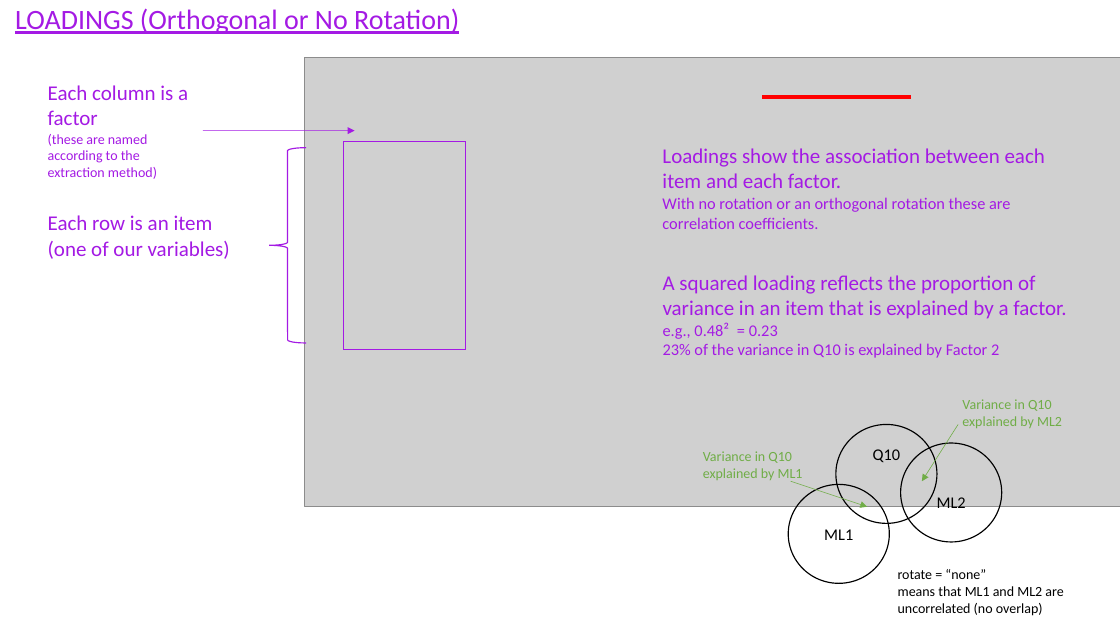
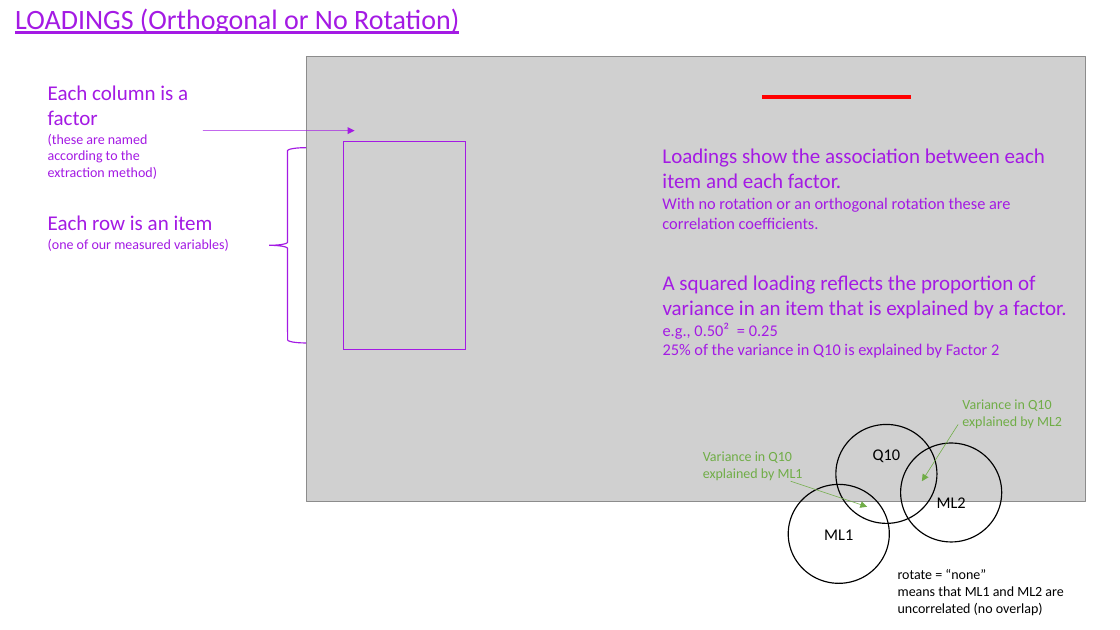
Before and after one commit to uoepsy/dapr3, a slide deck: slide 3 of dapr3_lectures/block2_fa/img_sandbox/efa_output_2627.pptx. Drawn at 1120x630 pixels with LibreOffice and Linux fonts; fonts in the diff are those of the drawing; grey boxes stand for pictures. Boxes give left, top, right and bottom in pixels: in the first picture for what was removed or moved away, otherwise in the second. Text is boxed around its words. In the diff, an @@ line names an element or a change of style, - is before the commit and + after.

```diff
--- a/dapr3_lectures/block2_fa/img_sandbox/efa_output_2627.pptx
+++ b/dapr3_lectures/block2_fa/img_sandbox/efa_output_2627.pptx
@@ picture: place and size @@
-picture at box(304, 57, 1120, 506)
+picture at box(307, 56, 1086, 502)
@@ text at box(48, 215, 229, 251): text changed; size 18 to 12 pt @@
-Each row is an item (one of our variables)
+Each row is an item (one of our measured variables)
@@ text at box(663, 323, 999, 358): text changed @@
-e.g., 0.48² = 0.23
-23% of the variance in Q10 is explained by Factor 2
+e.g., 0.50² = 0.25
+25% of the variance in Q10 is explained by Factor 2
```
Also in this commit, not shown: 12 other slides changed, 31 other files.
